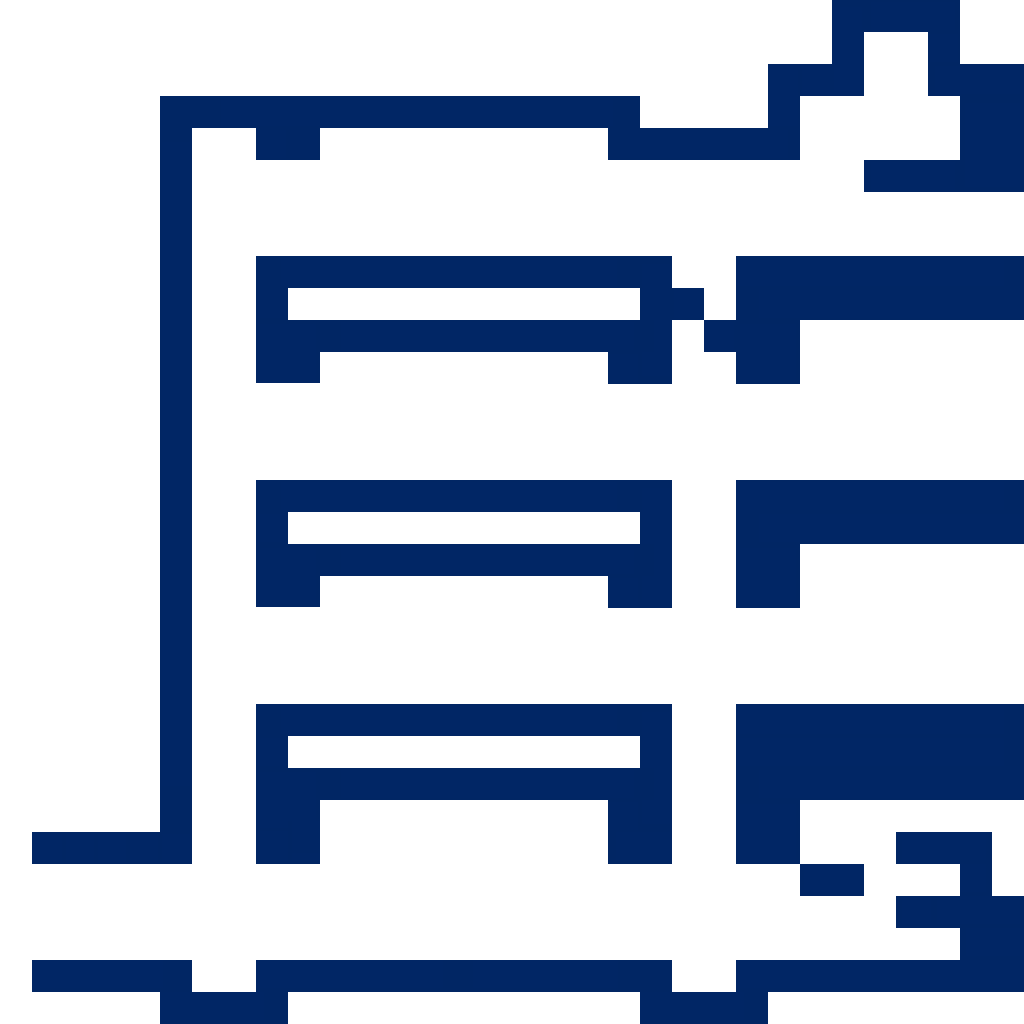
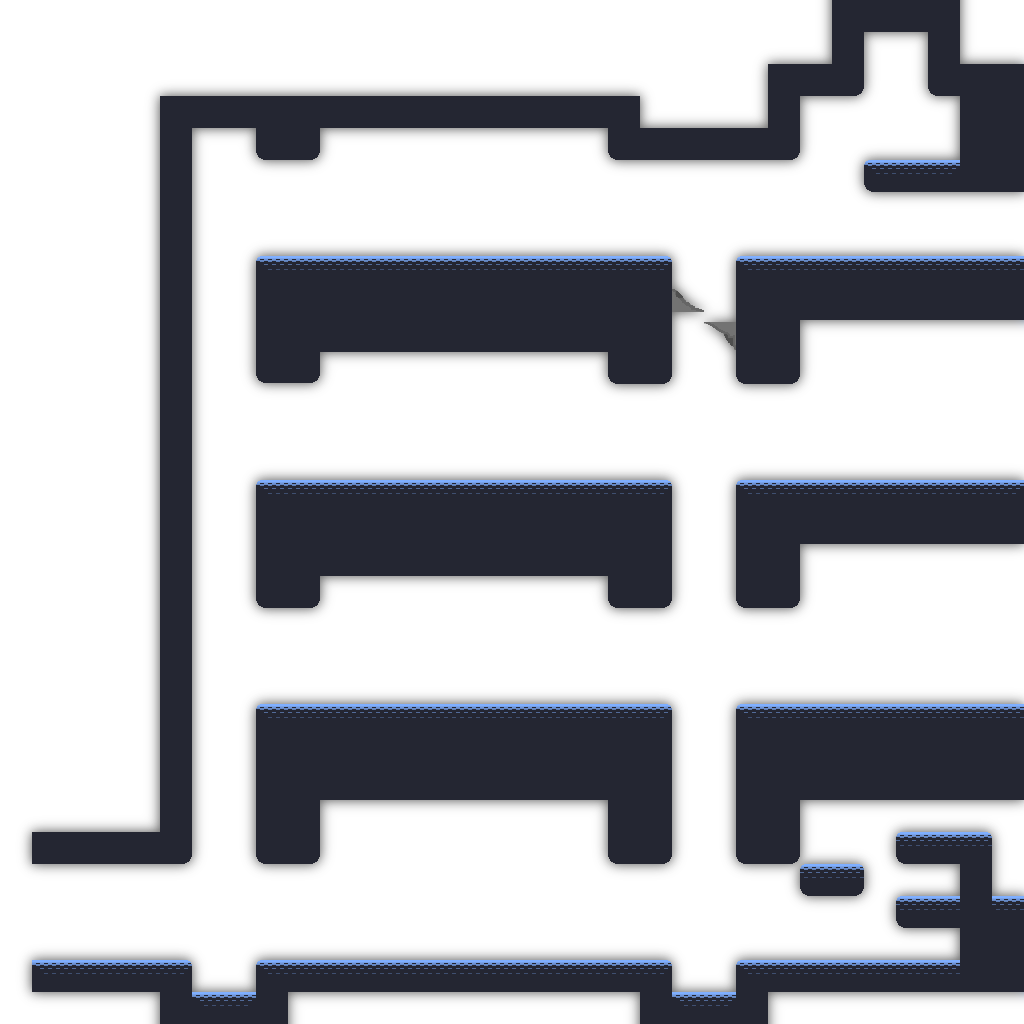
Two versions of the same layered image (1024x1024). Layer-by-layer changes:
added layer "TheLayer" above "Layer 8 copy" over [32, 0, 1024, 1024]
added layer "Layer 8 copy" (40%) above "Layer 8" over [19, 0, 1024, 1024]
"Layer 8": opacity 100% → 40%, painted on it over [18, 0, 1024, 1024]
